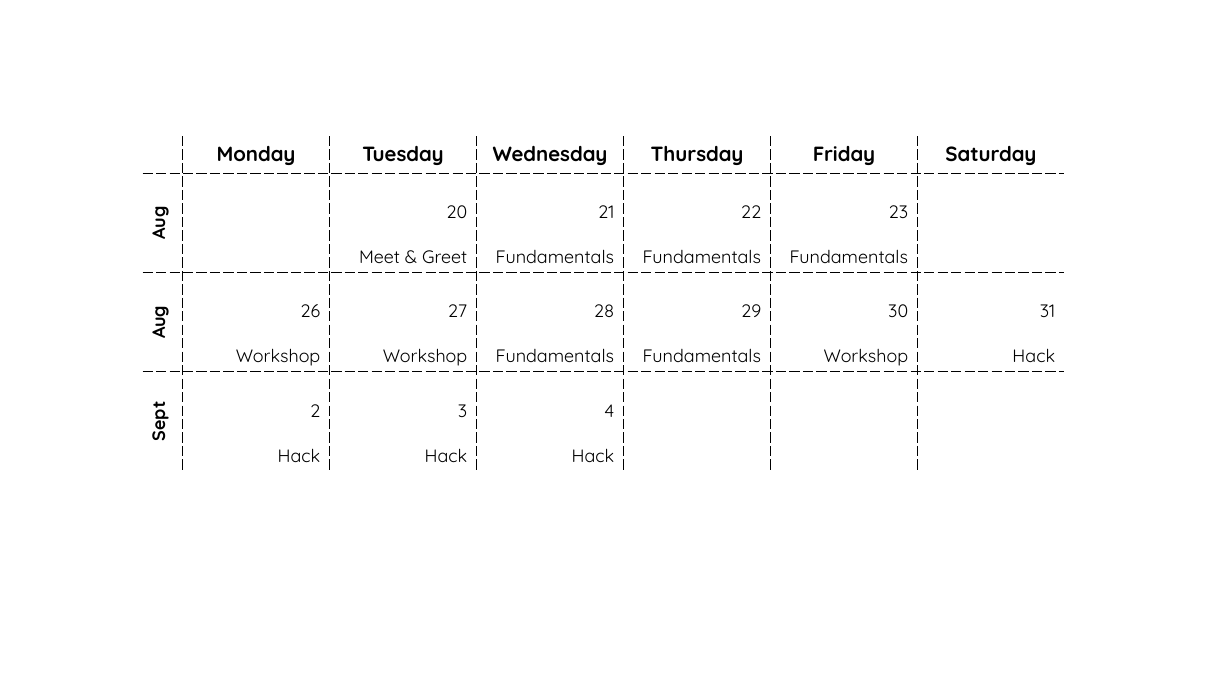
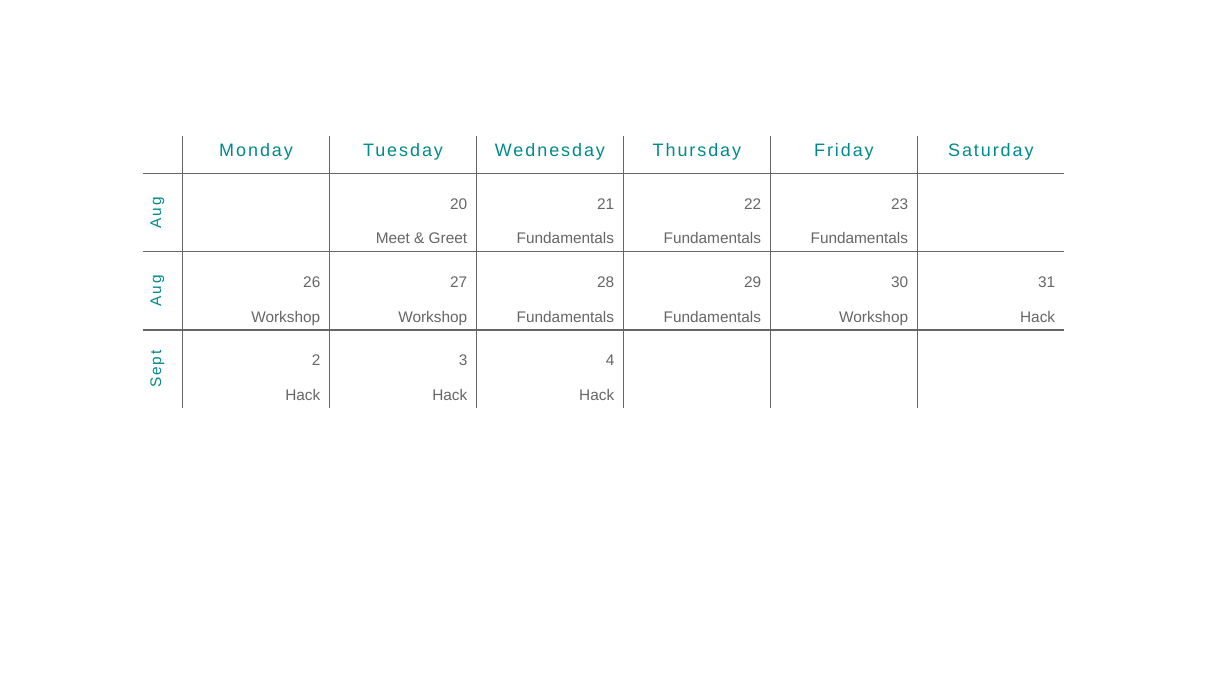
Before and after one commit to DaphniL/Summerschool_2019_website, a slide deck: slide 1 of WebseiteSS2019/images/Schedule.pptx. Drawn at 1232x693 pixels with LibreOffice and Linux fonts; fonts in the diff are those of the drawing. Boxes give left, top, right and bottom in pixels: in the first picture for what was removed or moved away, otherwise in the second. Text is boxed around its words. In the diff, an @@ line names an element or a change of style, - is before the commit and + after.

Commit message:
change font

```diff
--- a/WebseiteSS2019/images/Schedule.pptx
+++ b/WebseiteSS2019/images/Schedule.pptx
@@ table at [142, 136, 1064, 406] @@
@@ size 16 to 14 pt in "Monday", "Tuesday", "Wednesday", "Thursday" and 2 more places @@
@@ font Quicksand to Arial @@
@@ text colour #000000 to #008B8B, letter spacing 0 to 1.5 pt, bold off in "Monday", "Tuesday", "Wednesday", "Thursday" and 5 more places @@
@@ size 14 to 12 pt in "Aug", "20", "Meet & Greet", "21" and 25 more places @@
@@ text colour #000000 to #666666 in "20", "Meet & Greet", "21", "Fundamentals" and 22 more places @@
@@ borders changed @@
```
Also in this commit, not shown: 6 other files.
